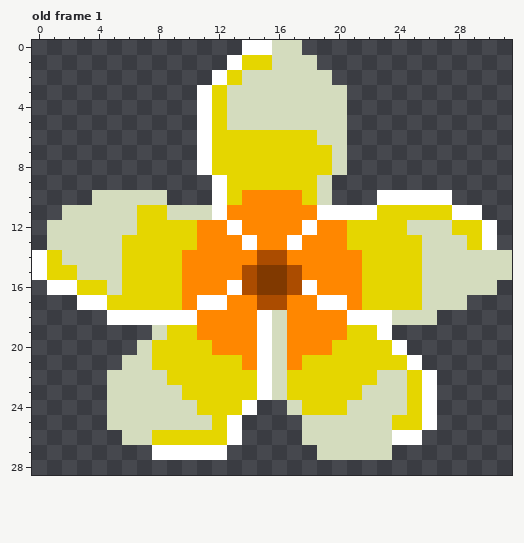
A pixel-art file gets an edit: The Fallen Guardian/Assets/Art/Environment/Beach/Flower/Beach_Flower_Plumeria.aseprite. The picture above is the old version.
32x32 pixels, 1 frame. Shown: old frame 1. The old version is drawn lined up with the new one, on the new canvas. The commit also changed other frames, which this record leaves out.
New version:
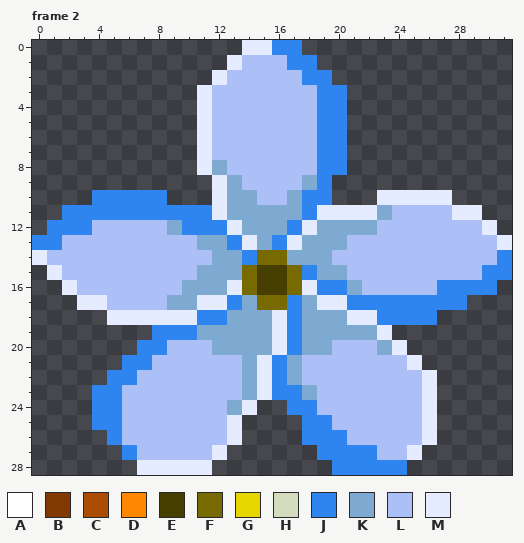
Palette (. is transparent): A #ffffff  B #803900  C #ab4c00  D #ff8700  E #463f00  F #776a00  G #e5d600  H #d4dcbe  J #2e85f0  K #7eaad1  L #adbff7  M #e6ecff
A new or re-ordered frame is compared with the old frame closest to it.
Commit: Added 6 Flowers 3 buffs out of 6 working
Change:
canvas 32x32 -> 32x29, the old top-left corner now at 0,-2 (the part of the old canvas that was cut away was empty and is not shown)
frames 1 -> 6
--- frame 2 is new; against old frame 1
@@ x 0..31 @@
- 0 ..............AAHH..............
- 1 .............AGGHHH.............
- 2 ............AGHHHHHH............
- 3 ...........AGHHHHHHHH...........
- 4 ...........AGHHHHHHHH...........
- 5 ...........AGHHHHHHHH...........
- 6 ...........AGGGGGGGHH...........
- 7 ...........AGGGGGGGGH...........
- 8 ...........AGGGGGGGGH...........
- 9 ............AGGGGGGH............
-10 ....HHHHH...AGDDDDGH...AAAAA....
-11 ..HHHHHGGHHHADDDDDDAAAAGGGGGAA..
-12 .HHHHHHGGGGDDADDDDADDGGGGHHHGGA.
-13 .HHHHHGGGGGDDDADDADDDGGGGGHHHGA.
-14 AGHHHHGGGGDDDDDCCDDDDDGGGGHHHHHH
-15 AGGHHHGGGGDDDDCBBCDDDDGGGGHHHHHH
-16 .AAGGHGGGGDDDACBBCADDDGGGGHHHHH.
-17 ...AAGGGGGDAADDCCDDAADGGGGHHH...
-18 .....AAAAAADDDDAHDDDDAAAHHH.....
-19 ........HGGDDDDAHDDDDGGA........
-20 .......HGGGGDDDAHDDDGGGGA.......
-21 ......HHGGGGGGDAHDGGGGGGGA......
-22 .....HHHHGGGGGGAHGGGGGGHHGA.....
-23 .....HHHHHGGGGGAHGGGGGHHHGA.....
-24 .....HHHHHHGGGA..HGGGHHHHGA.....
-25 .....HHHHHHHGA....HHHHHHGGA.....
-26 ......HHGGGGGA....HHHHHHAA......
-27 ........AAAAA......HHHHH........
-28 ................................
+ 0 ..............MMJJ..............
+ 1 .............MLLLJJ.............
+ 2 ............MLLLLLJJ............
+ 3 ...........MLLLLLLLJJ...........
+ 4 ...........MLLLLLLLJJ...........
+ 5 ...........MLLLLLLLJJ...........
+ 6 ...........MLLLLLLLJJ...........
+ 7 ...........MLLLLLLLJJ...........
+ 8 ...........MKLLLLLLJJ...........
+ 9 ............MKLLLLKJ............
+10 ....JJJJJ...MKKLLKJJ...MMMMM....
+11 ..JJJJJJJJJJMKKKKKJMMMMKLLLLMM..
+12 .JJJLLLLLKJJJMKKKJMKKKKLLLLLLLM.
+13 JJLLLLLLLLLKKJMKJMKKKLLLLLLLLLLM
+14 MLLLLLLLLLLLKKJFFKKKLLLLLLLLLLLJ
+15 .MLLLLLLLLLKKKFEEFJKKLLLLLLLLLJJ
+16 ..MLLLLLLLKKKMFEEFMJJKLLLLLJJJJ.
+17 ...MMLLLLKKMMJKFFJKMMJJJJJJJJ...
+18 .....MMMMMMJJKKKMJKKKMMJJJJ.....
+19 ........JJJKKKKKMJKKKKKM........
+20 .......JJLLLKKKKMJKKLLLKM.......
+21 ......JJLLLLLLKMJKLLLLLLLM......
+22 .....JJLLLLLLLKMJKLLLLLLLLM.....
+23 ....JJLLLLLLLLKMJJKLLLLLLLM.....
+24 ....JJLLLLLLLKM..JJLLLLLLLM.....
+25 ....JJLLLLLLLM....JJLLLLLLM.....
+26 .....JLLLLLLLM....JJJLLLLLM.....
+27 ......JLLLLLM......JJJJLLM......
+28 .......MMMMM........JJJJJ.......
